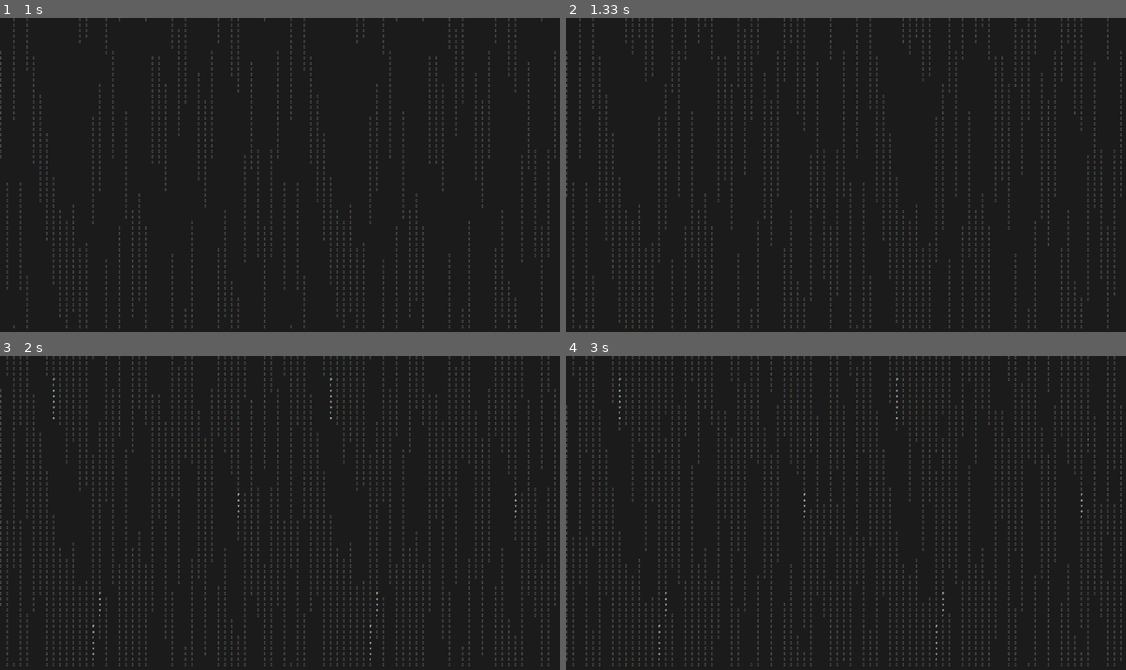
Above: before the commit, frames 1-4 (two rows, left to right).
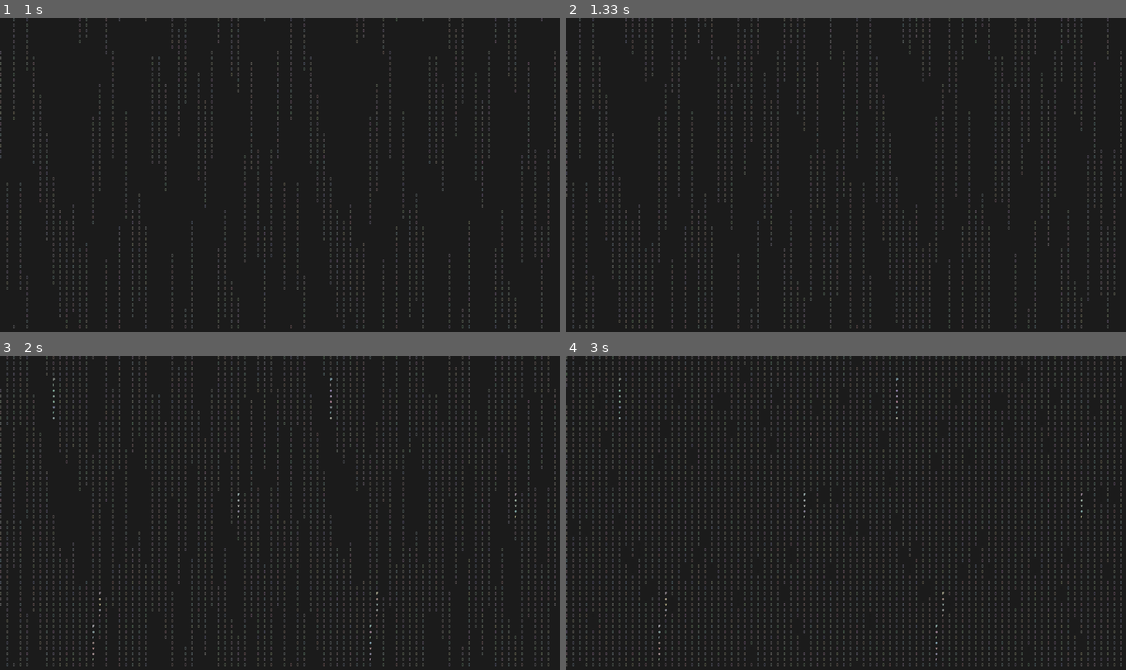
Above: after the commit, the same moments.

Repository: lhsueh1/pygame-card-with-japanese-cmatrix
Game: pygame game, started from controller.py
Two runs of this game, one before a commit and one after it. Both use one fixed random seed, a clock stepped at 60 frames per second and the inputs below.
Inputs:
- Up to frame 1 (1 s): no input
- Up to frame 2 (1.33 s): no input
- Up to frame 3 (2 s): no input
- Up to frame 4 (3 s): no input

Frame 1 is identical in both runs. In frame 2, less than 0.1% of the frame differs, in the area x 28-96%, y 33-89%; in frame 3, 0.6%; in frame 4, 2.8%, in the area x 0-100%, y 0-99%.

Commit message:
added '按空白鍵'

Diff:
--- a/controller.py
+++ b/controller.py
@@ -106,7 +106,9 @@
 
         for k in range(len(texts)):
             for jk in range(58 - len(texts[k])):
-                texts[k] += " "
+                space = ['按', '空', '白', '鍵']
+                #texts[k] += " "
+                texts[k] += space[random.randint(0, len(space)-1)]
 
         random.shuffle(texts)
 
@@ -167,15 +169,12 @@
                 if i >= (h / 25): # screen height /25 max words per column
                     self.paint_blank(j, i, random_list[ranged_j], h)
                 else:
-                    print(ranged_i)
                     self.paint_word(font, texts[ranged_j][ranged_i], j, i, random_list[ranged_j],h)
-                #print(j)
 
 
             pygame.display.update()
             time.sleep(0.05)
 
-            print(i)
             if i < ((h / 25) * 2 - 1):
                 i += 1
             else:
@@ -183,10 +182,10 @@
 
                 random.shuffle(texts)
 
-                # random_list = []
-                # for k in range(58):
-                #     n = random.randint(1,100)
-                #     random_list.append(n)
+                random_list = []
+                for k in range(58):
+                    n = random.randint(1,100)
+                    random_list.append(n)
 
 
     # Deal with one single word
